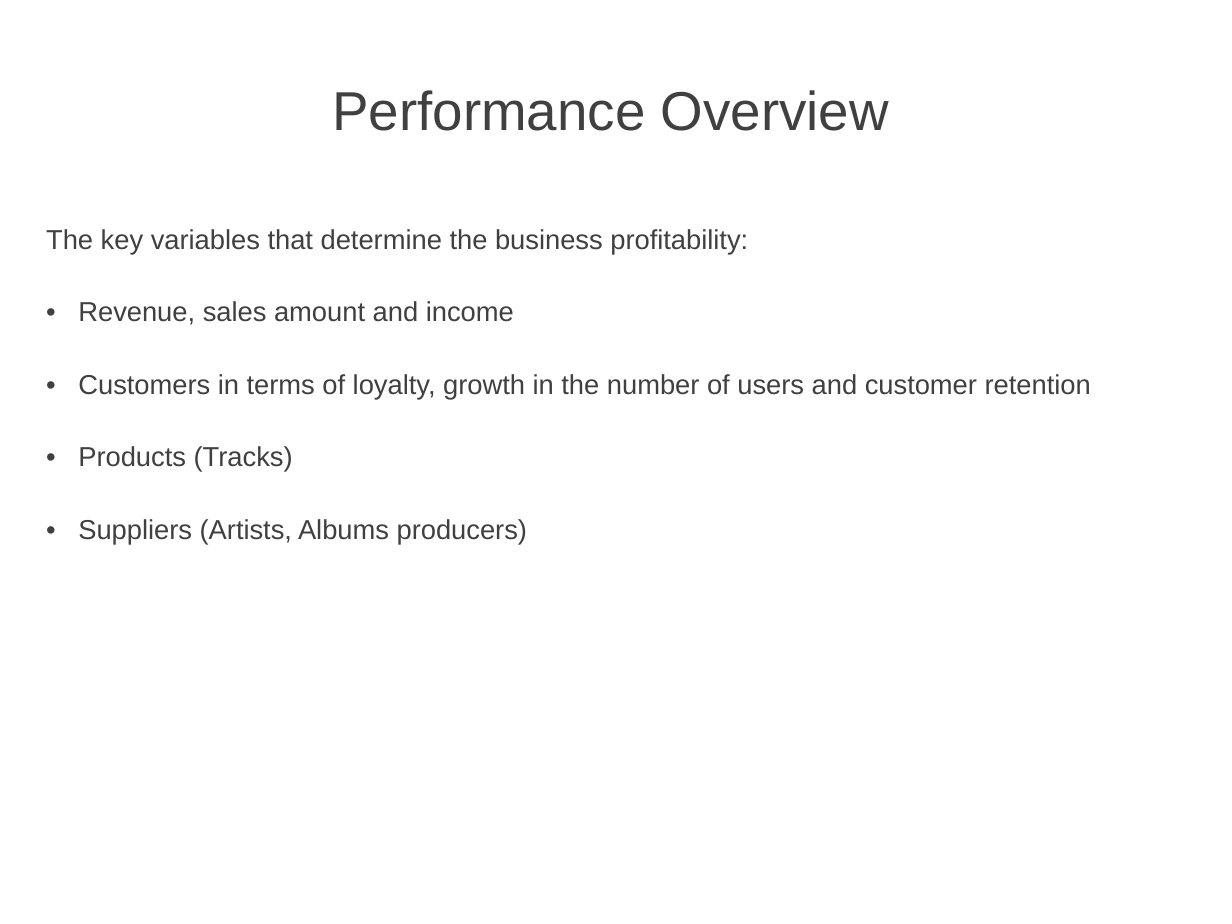
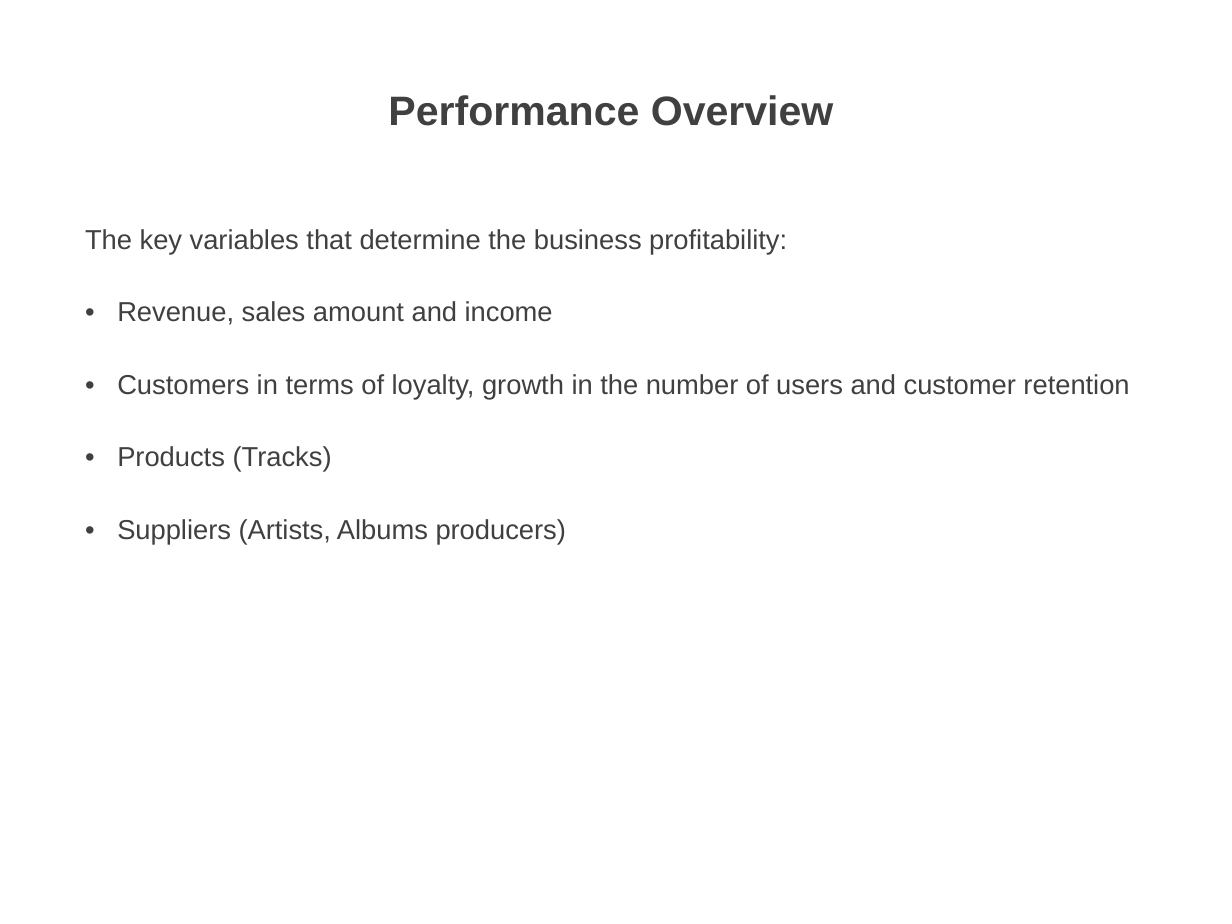
Before and after one commit to ElnazRMZ/CHINOOK-repo, a slide deck: slide 2 of docs/Powerpoint_Elnaz_Ramezani.ppt. Drawn at 1232x924 pixels with LibreOffice and Linux fonts; fonts in the diff are those of the drawing; background and template pictures are left out. Boxes give left, top, right and bottom in pixels: in the first picture for what was removed or moved away, otherwise in the second. Text is boxed around its words. In the diff, an @@ line names an element or a change of style, - is before the commit and + after.

```diff
--- a/docs/Powerpoint_Elnaz_Ramezani.ppt
+++ b/docs/Powerpoint_Elnaz_Ramezani.ppt
@@ title "Performance Overview" at (388,95,834,126): size 32 to 24 pt, bold on @@
@@ text "The key variables that determine ...": place and size @@
-text "The key variables that determine ..." at (46,229,1091,544)
+text "The key variables that determine ..." at (85,229,1129,544)
```
Also in this commit, not shown: 2 other slides changed, 8 slides added, 2 slides removed, 1 other file.
